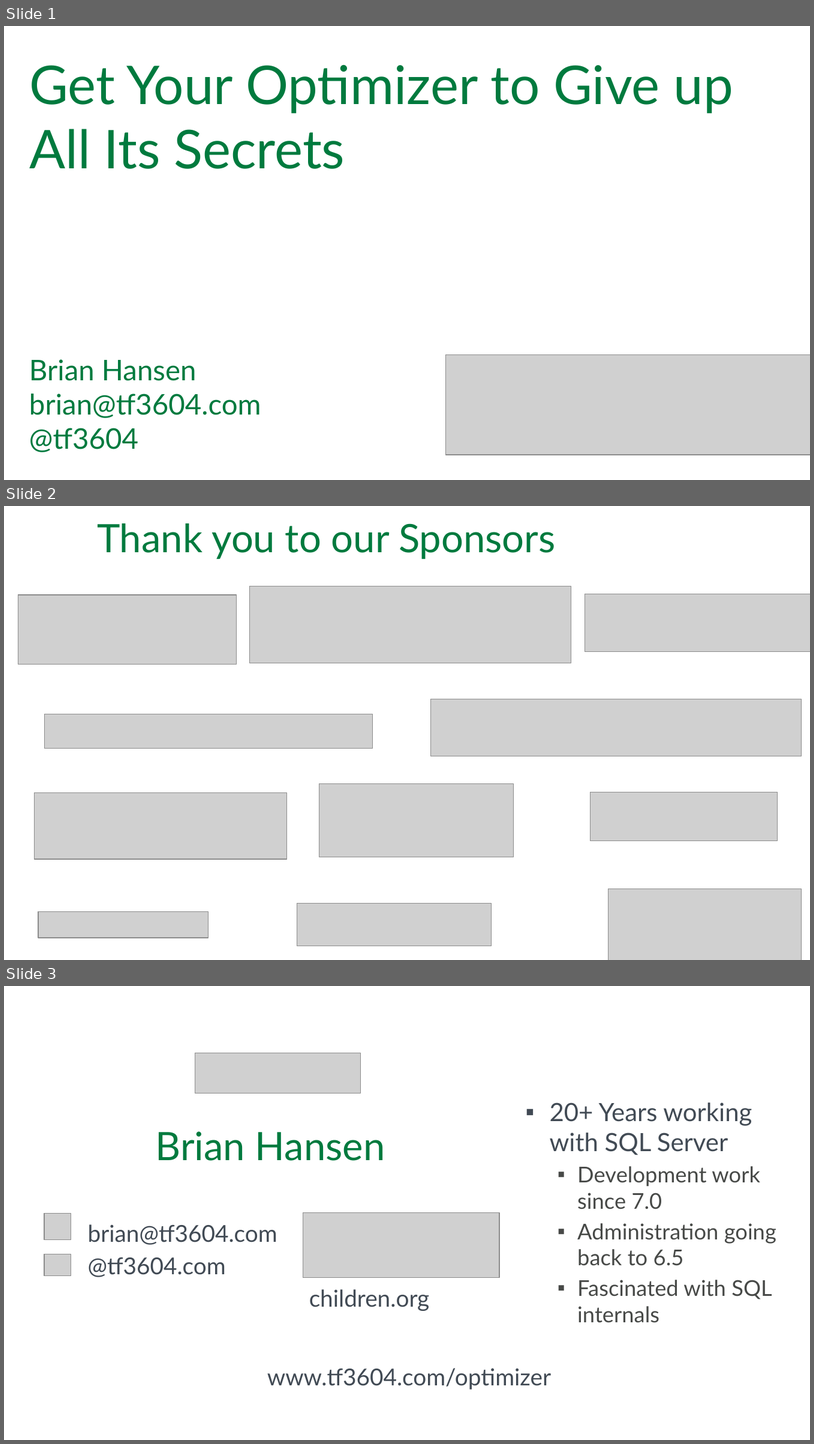
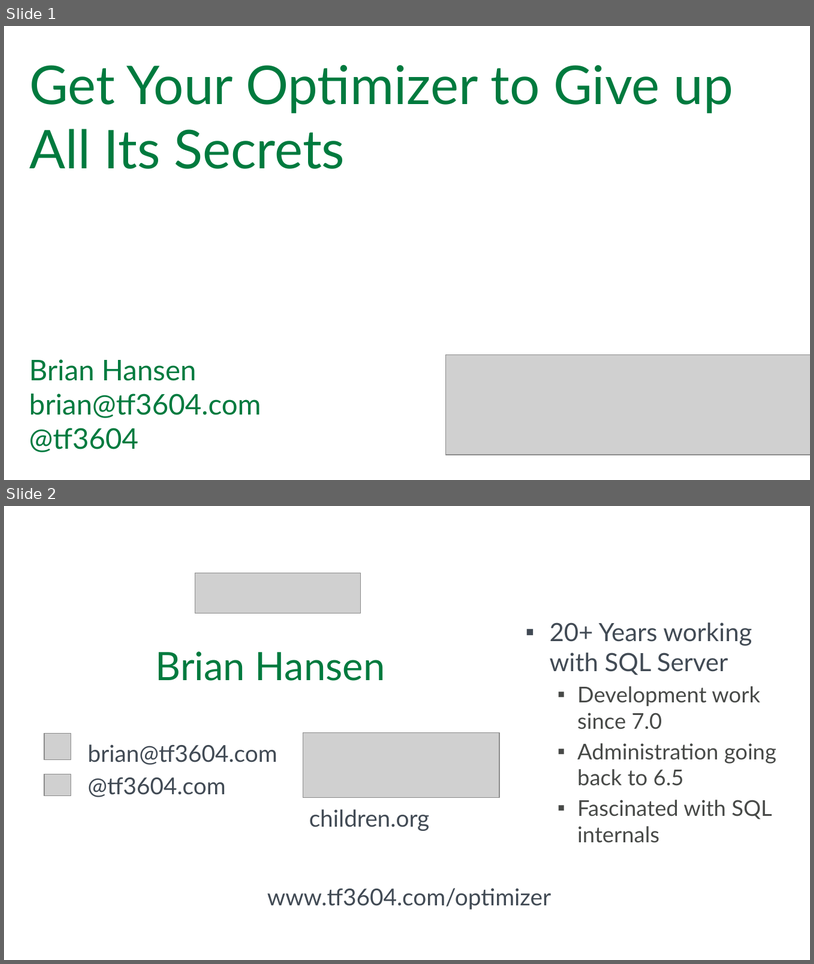
Before and after one commit to tf3604/OptimizerPresentation, a slide deck: Optimizer.pptx. Shown one above the other, each under a label of ours: slides 1, 2 and 3 before the commit, slides 1 and 2 after it. The pictures are 814x1444 and 814x964 pixels, drawn with LibreOffice and Linux fonts; fonts in the diff are those of the drawing; grey boxes stand for pictures; background and template pictures are left out. Boxes give left, top, right and bottom in pixels: in the first picture for what was removed or moved away, otherwise in the second. Text is boxed around its words. In the diff, an @@ line names an element or a change of style, - is before the commit and + after.

Commit message:
Remove Phoenix sponsor slide.

```diff
--- a/Optimizer.pptx
+++ b/Optimizer.pptx
@@ slide 2 removed at [4,506,810,960], background #FFFFFF @@
@@ text removed at [97,523,555,559] @@
-Thank you to our Sponsors
@@ picture removed at [18,595,237,664] @@
@@ picture removed at [250,586,572,663] @@
@@ picture removed at [585,594,810,651] @@
@@ picture removed at [431,699,802,756] @@
@@ picture removed at [44,714,372,748] @@
@@ picture removed at [34,792,287,859] @@
@@ picture removed at [319,784,513,857] @@
@@ picture removed at [590,792,778,841] @@
@@ picture removed at [609,889,802,960] @@
@@ picture removed at [39,911,209,937] @@
@@ picture removed at [297,903,492,946] @@
@@ what was slide 3 is now slide 2 @@
```
